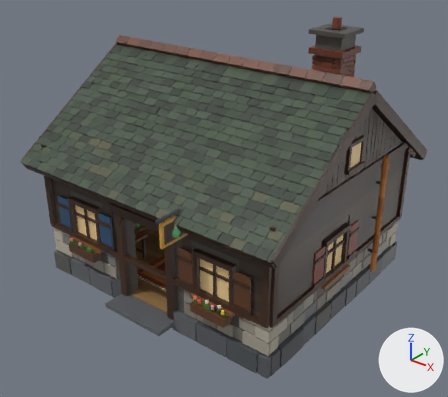
A saved change to the glTF model assets/models/still.glb.
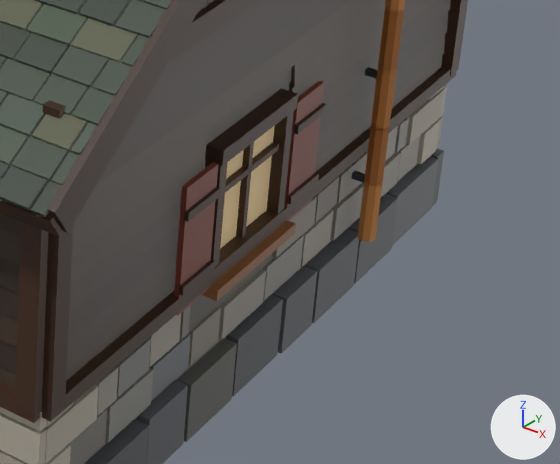
The first picture shows the older version from a 50 mm lens placed at (10.66, -13.52, 10.46), pointed at (0.37, -0.66, 2.49). The close-ups show the older and then the newer version on the part from 57% to 97% of the width and 49% to 86% of the height of that picture. Only the edits that show in the close-ups are written down. The axes (+X, +Y, +Z) are drawn at lower right. The lights are the same throughout.

Before the edit, the objects in view are built like this:
```python
me_still_glass = bpy.data.meshes.new('still_glass')
me_still_glass.from_pydata(...)  # 80 vertices, 120 faces; spans x -4.09..4.09, y -3.53..0.3, z 1.34..4.9
me_still_glass.materials.append(mat_defaultmaterial)
me_still_shell = bpy.data.meshes.new('still_shell')
me_still_shell.from_pydata(...)  # 13447 vertices, 17528 faces; spans x -4.47..4.47, y -4.62..4.16, z -0.2..7.52
me_still_shell.materials.append(mat_defaultmaterial_004)
ob_still_glass = bpy.data.objects.new('still_glass', me_still_glass)
ob_still_glass.location = (0.0, 0.0, 0.0)
ob_still_shell = bpy.data.objects.new('still_shell', me_still_shell)
ob_still_shell.location = (0.0, 0.0, 0.0)
```
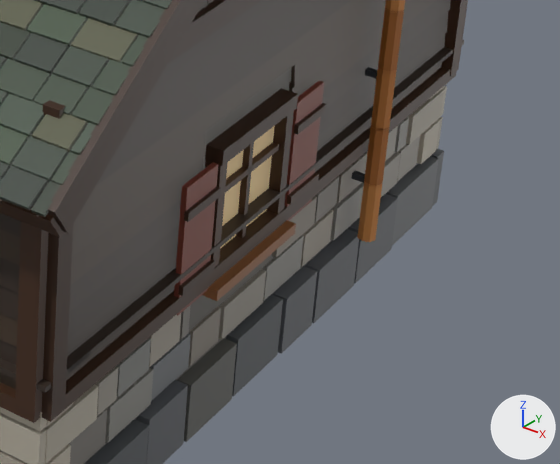
What changed in the scene script:
```text
Add me_still_cap:
    me_still_cap.from_pydata(...)  # 80 vertices, 120 faces; spans x -4.15..4.15, y -3.65..3.65, z 1.65..1.71
    me_still_cap.materials.append(mat_defaultmaterial)
Add ob_still_cap:
    ob_still_cap = bpy.data.objects.new('still_cap', me_still_cap)
    ob_still_cap.location = (0.0, 0.0, 0.0)
```

Location of each change, [x1, y1, x2, y2] in pixels of the close-ups (560 x 464 px):
'still_cap', added
    after: [0, 40, 464, 393]
